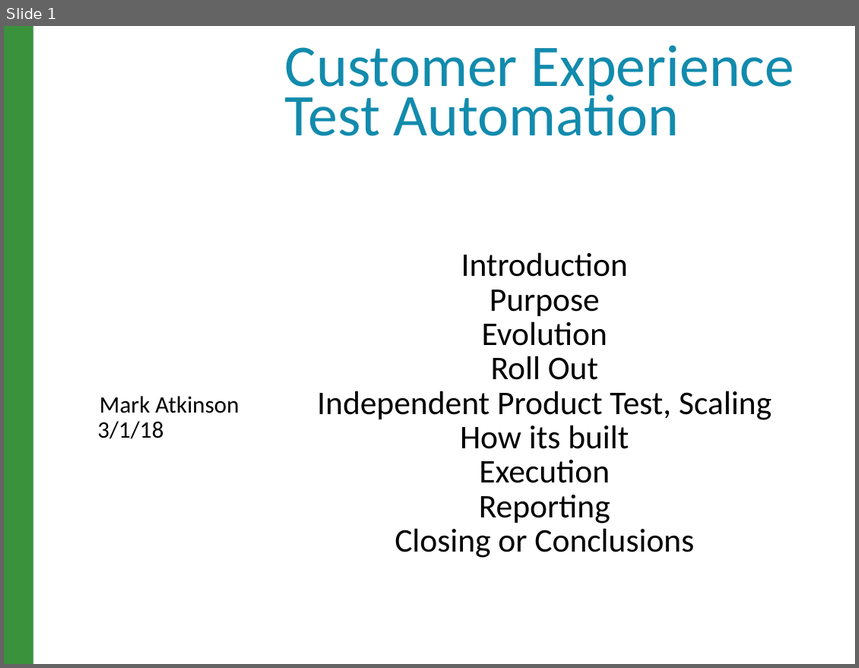
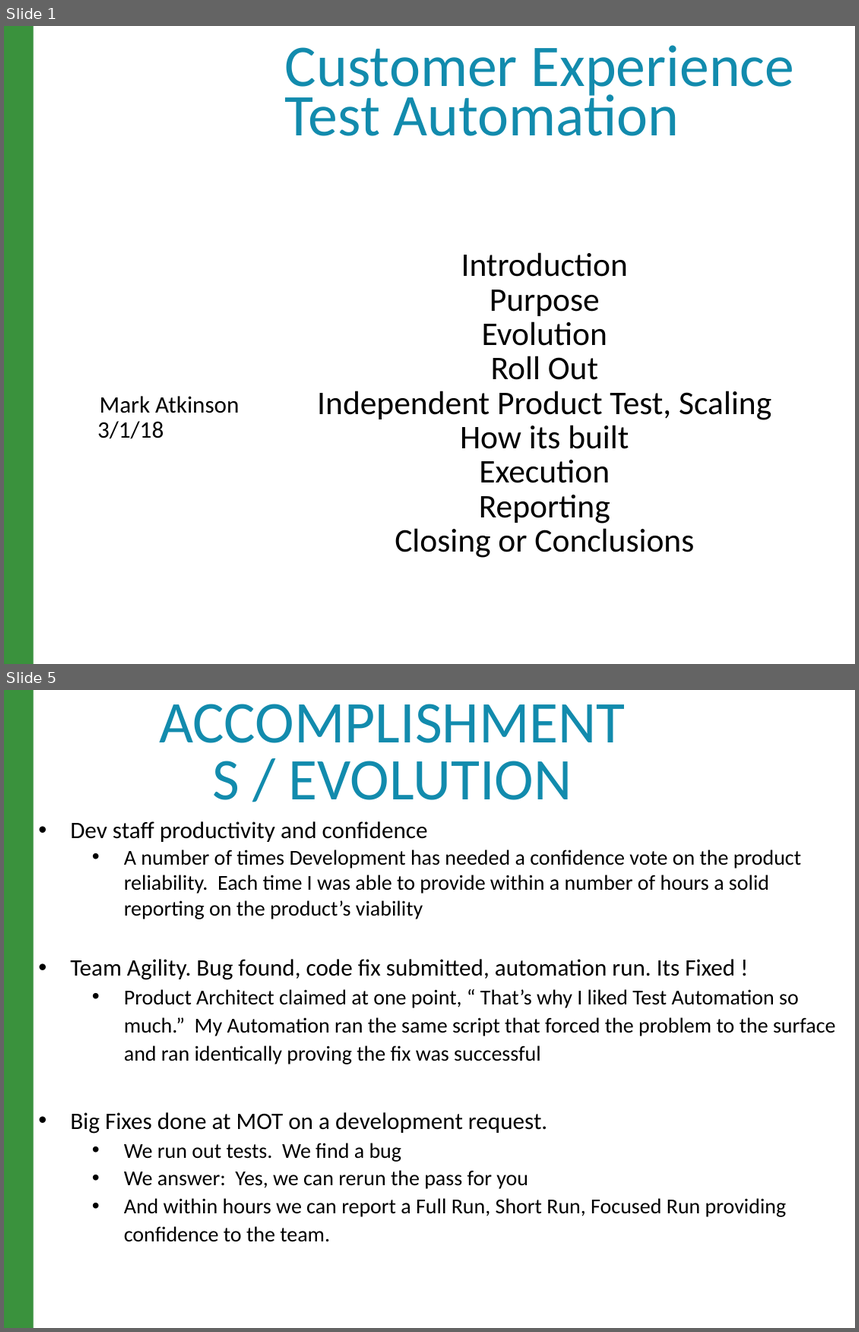
Before and after one commit to raghav9329/mainProf, a slide deck: CurrentWork_Delta/CX_StrategyPowerPoint.pptx. Shown one above the other, each under a label of ours: slide 1 before the commit, slides 1 and 5 after it; the slides between them are not shown. The pictures are 859x668 and 859x1332 pixels, drawn with LibreOffice and Linux fonts; fonts in the diff are those of the drawing; background and template pictures are left out. Boxes give left, top, right and bottom in pixels: in the first picture for what was removed or moved away, otherwise in the second. Text is boxed around its words. In the diff, an @@ line names an element or a change of style, - is before the commit and + after.

Commit message:
3/5/18 EOD update slides and talking points: file capture

```diff
--- a/CurrentWork_Delta/CX_StrategyPowerPoint.pptx
+++ b/CurrentWork_Delta/CX_StrategyPowerPoint.pptx
@@ slide 5 added at box(4, 690, 855, 1328), background #FFFFFF; not listed: 1 template element that a slide beside it also shows @@
@@ title added at box(289, 761, 572, 800), 50 pt, text #128BAD @@
+ACCOMPLISHMENTS / EVOLUTION
@@ text added at box(70, 821, 836, 1243), 18 pt, text #000000 @@
+• Dev staff productivity and confidence
+  • A number of times Development has needed a confidence vote on the product reliability. Each time I was able to provide within a number of hours a solid reporting on the product’s viability
+• Team Agility. Bug found, code fix submitted, automation run. Its Fixed !
+  • Product Architect claimed at one point, “ That’s why I liked Test Automation so much.” My Automation ran the same script that forced the problem to the surface and ran identically proving the fix was successful
+• Big Fixes done at MOT on a development request.
+  • We run out tests. We find a bug
+  • We answer: Yes, we can rerun the pass for you
+  • And within hours we can report a Full Run, Short Run, Focused Run providing confidence to the team.
```
Also in this commit, not shown: 9 slides changed, 4 other slides added, 3 slides removed, 9 other files.
